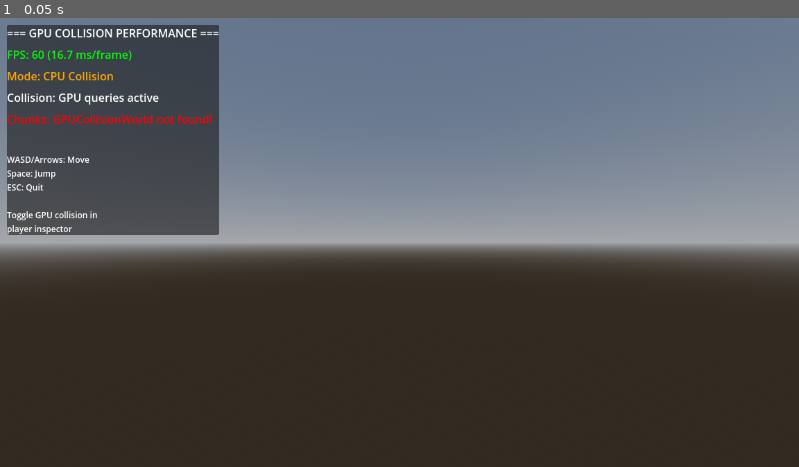
Above: before the commit, frame 1.
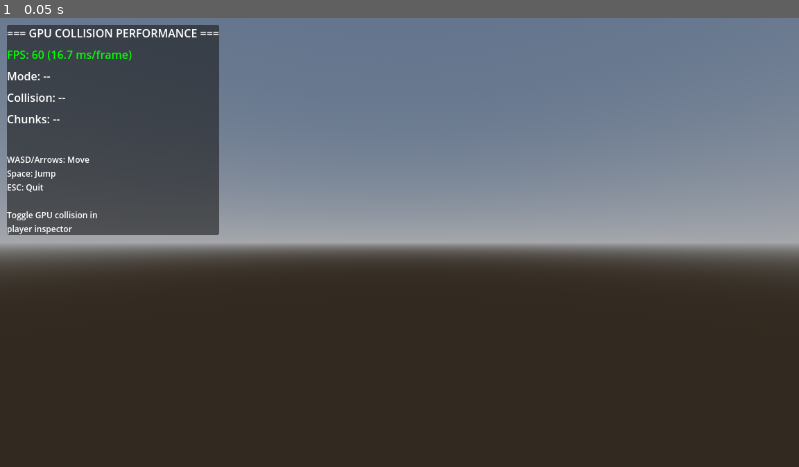
Above: after the commit, the same moment.

Repository: boqsc/researched_voxel_terrain2
Game: Godot game, scene res://scenes/GPUCollisionTest.tscn
Two runs of this game, one before a commit and one after it. Both use one fixed random seed, a clock stepped at 60 frames per second and the inputs below.
Inputs:
- Up to frame 1 (0.05 s): no input

The runs differ from the first frame. In frame 1, 0.6% of the frame differs, in the area x 0-27%, y 12-24%.
Error before the commit: Parse Error: There is already a variable named "offset" declared in this scope. (res://scripts/GPUCollisionWorld.gd:307)
Error after the commit: Cannot call method 'storage_buffer_create' on a null value. (res://scripts/VoxelWorld.gd:221)

Commit message:
Fix duplicate variable name 'offset' in GPUCollisionWorld
Renamed result parsing offset variable to result_offset to avoid
conflict with params buffer offset variable in same function scope.

Fixes parse error: "There is already a variable named 'offset' declared in this scope."

🤖 Generated with [Claude Code](https://claude.com/claude-code)

Co-Authored-By: Claude <noreply@anthropic.com>

Diff:
--- a/scripts/GPUCollisionWorld.gd
+++ b/scripts/GPUCollisionWorld.gd
@@ -304,19 +304,19 @@
 	# Parse results
 	var results = []
 	for i in range(query_count):
-		var offset = i * 8 * 4  # 8 floats * 4 bytes
-		var hit = result_bytes.decode_float(offset) > 0.5
+		var result_offset = i * 8 * 4  # 8 floats * 4 bytes
+		var hit = result_bytes.decode_float(result_offset) > 0.5
 		var position = Vector3(
-			result_bytes.decode_float(offset + 4),
-			result_bytes.decode_float(offset + 8),
-			result_bytes.decode_float(offset + 12)
+			result_bytes.decode_float(result_offset + 4),
+			result_bytes.decode_float(result_offset + 8),
+			result_bytes.decode_float(result_offset + 12)
 		)
 		var normal = Vector3(
-			result_bytes.decode_float(offset + 16),
-			result_bytes.decode_float(offset + 20),
-			result_bytes.decode_float(offset + 24)
+			result_bytes.decode_float(result_offset + 16),
+			result_bytes.decode_float(result_offset + 20),
+			result_bytes.decode_float(result_offset + 24)
 		)
-		var distance = result_bytes.decode_float(offset + 28)
+		var distance = result_bytes.decode_float(result_offset + 28)
 
 		results.append({
 			"hit": hit,
